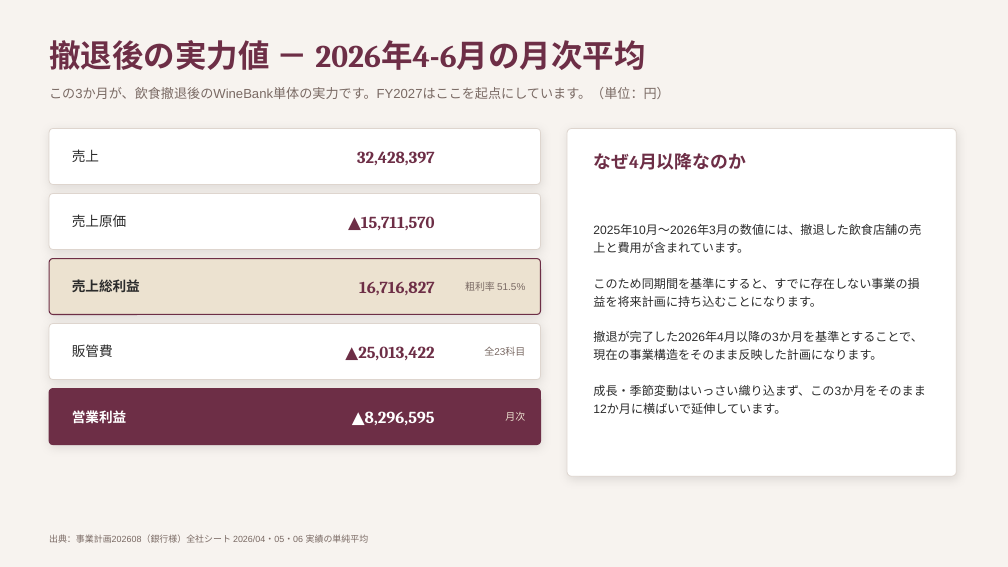
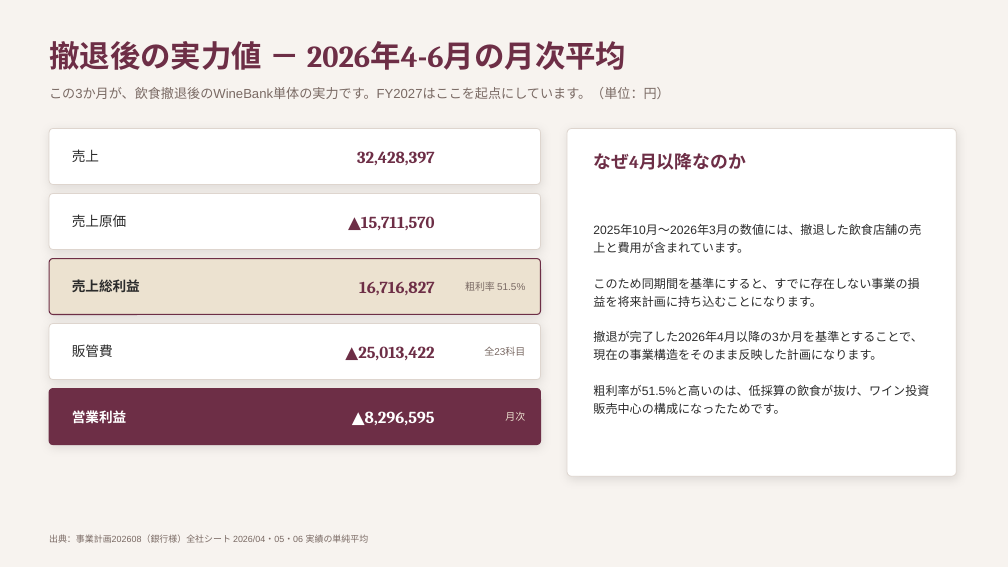
Before and after one commit to nakano-winebank/wine-auction, a slide deck: slide 6 of out/WineBank_FY2027_銀行提出.pptx. Drawn at 1008x567 pixels with LibreOffice and Linux fonts; fonts in the diff are those of the drawing. Boxes give left, top, right and bottom in pixels: in the first picture for what was removed or moved away, otherwise in the second. Text is boxed around its words. In the diff, an @@ line names an element or a change of style, - is before the commit and + after.

Commit message:
銀行提出用パワポをプランDで全面刷新（全16枚）
- 上場関連コストの削除、クルーザー事業利益の営業収益計上、
  ワイン仕入FY2026同水準維持、期首現預金3,000万円を全スライドに反映
- 4プラン比較（A/B/C/D）を新設し、資金繰りが成立するのはDのみである
  ことを明示
- ワイン在庫戦略のスライドを新設。仕入を絞ると割当が戻らず2〜3年先の
  成長を削るため仕入419.1百万円を維持する方針を説明
- 月次資金繰りをプランDで差し替え、ボトルネックが2026年11月
  （消費税30百万円の納付月）であることを明示
- プランDの蓋然性スライドを新設。必要売上621.1百万円はFY2025実績の
  82.5%・FY2026見込の87.7%であり、過去2期の売上水準を撤退後の
  粗利率で回せば経常利益182〜205百万円となる上振れ余地を提示

検証ツール全項目パス、全16枚を画像化して目視確認済み。

```diff
--- a/out/WineBank_FY2027_銀行提出.pptx
+++ b/out/WineBank_FY2027_銀行提出.pptx
@@ text "撤退後の実力値 － 2026年4-6月の月次平均" at box(49, 41, 627, 70): size 30 to 29 pt @@
@@ text at box(593, 385, 929, 414): text changed @@
-成長・季節変動はいっさい織り込まず、この3か月をそのまま12か月に横ばいで延伸しています。
+粗利率が51.5%と高いのは、低採算の飲食が抜け、ワイン投資販売中心の構成になったためです。
```
Also in this commit, not shown: 11 other slides changed, 4 slides added, 3 slides removed, 3 other files.
